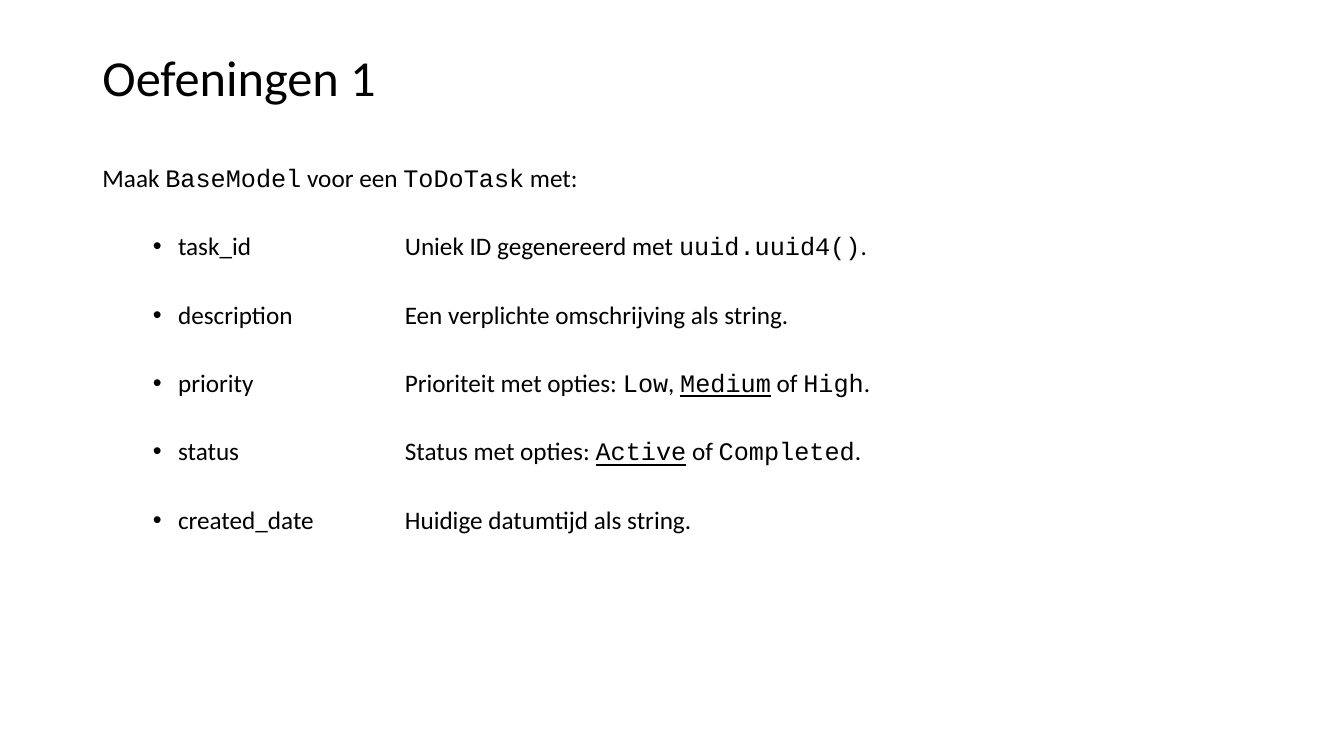
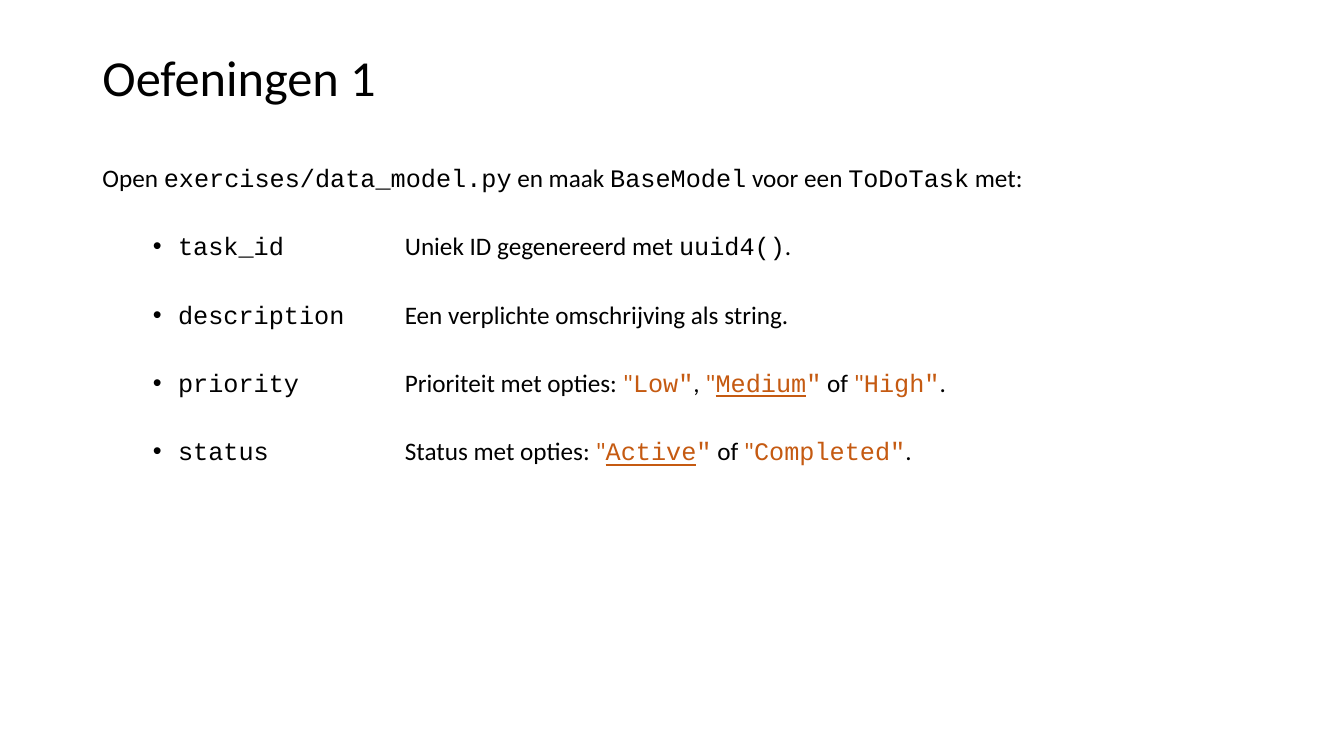
Before and after one commit to LFKoning/knowledge-sharing, a slide deck: slide 19 of python_course_4p/4_api_app/4_api_app.pptx. Drawn at 1344x756 pixels with LibreOffice and Linux fonts; fonts in the diff are those of the drawing. Boxes give left, top, right and bottom in pixels: in the first picture for what was removed or moved away, otherwise in the second. Text is boxed around its words. In the diff, an @@ line names an element or a change of style, - is before the commit and + after.

```diff
--- a/python_course_4p/4_api_app/4_api_app.pptx
+++ b/python_course_4p/4_api_app/4_api_app.pptx
@@ text at [102,168,1023,261]: text changed; font Calibri to Courier New @@
-Maak BaseModel voor een ToDoTask met:
-  • task_id Uniek ID gegenereerd met uuid.uuid4().
+Open exercises/data_model.py en maak BaseModel voor een ToDoTask met:
+  • task_id Uniek ID gegenereerd met uuid4().
@@ text at [178,305,788,330]: font Calibri to Courier New in "description" @@
@@ text at [178,373,946,466]: text changed @@
-  • priority Prioriteit met opties: Low, Medium of High.
-  • status Status met opties: Active of Completed.
-  • created_date Huidige datumtijd als string.
+  • priority Prioriteit met opties: "Low", "Medium" of "High".
+  • status Status met opties: "Active" of "Completed".
```
Also in this commit, not shown: 8 other slides changed, 12 other files.
